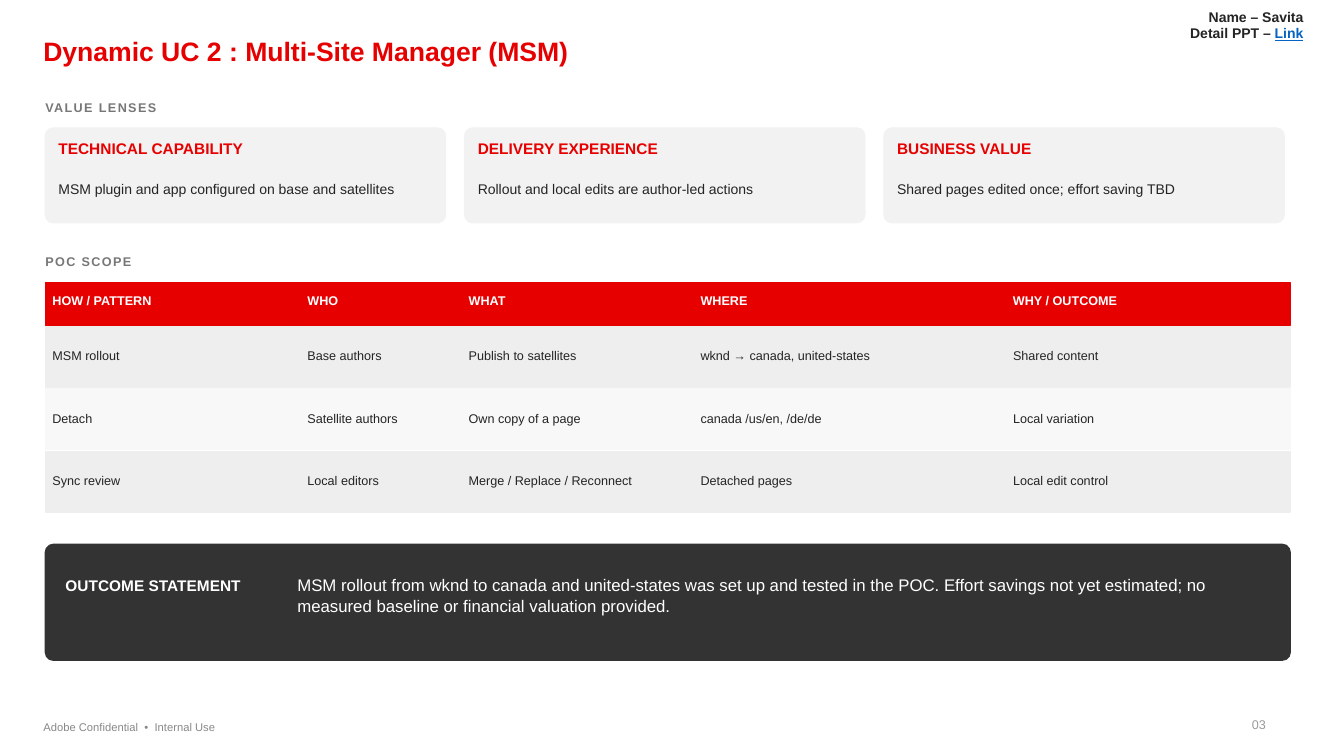
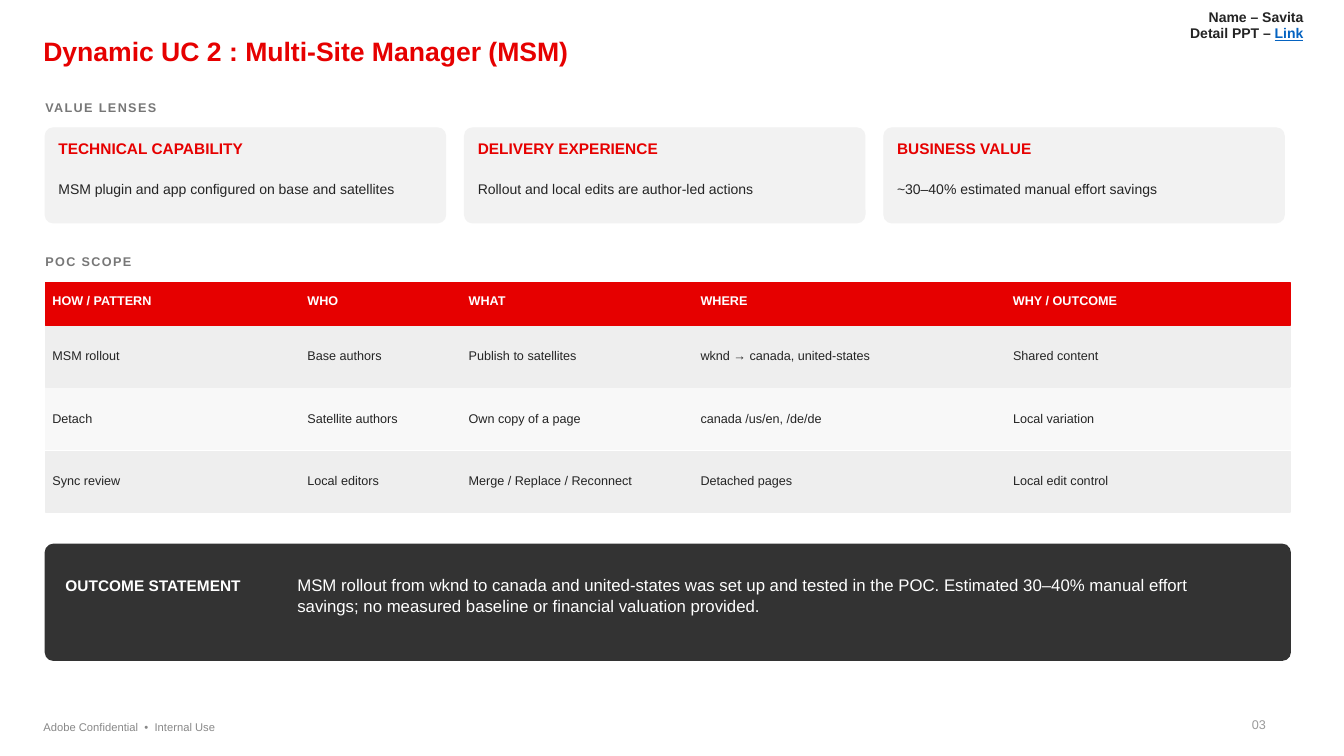
Before and after one commit to savitaagre/forms-poc-ue, a slide deck: slide 4 of docs/Final Deck Presentation.pptx. Drawn at 1344x756 pixels with LibreOffice and Linux fonts; fonts in the diff are those of the drawing. Boxes give left, top, right and bottom in pixels: in the first picture for what was removed or moved away, otherwise in the second. Text is boxed around its words. In the diff, an @@ line names an element or a change of style, - is before the commit and + after.

```diff
--- a/docs/Final Deck Presentation.pptx
+++ b/docs/Final Deck Presentation.pptx
@@ text at [897,184,1157,197]: text changed @@
-Shared pages edited once; effort saving TBD
+~30–40% estimated manual effort savings
@@ text at [297,579,1187,616]: text changed @@
-MSM rollout from wknd to canada and united-states was set up and tested in the POC. Effort savings not yet estimated; no measured baseline or financial valuation provided.
+MSM rollout from wknd to canada and united-states was set up and tested in the POC. Estimated 30–40% manual effort savings; no measured baseline or financial valuation provided.
```
Also in this commit, not shown: 2 other slides changed.
